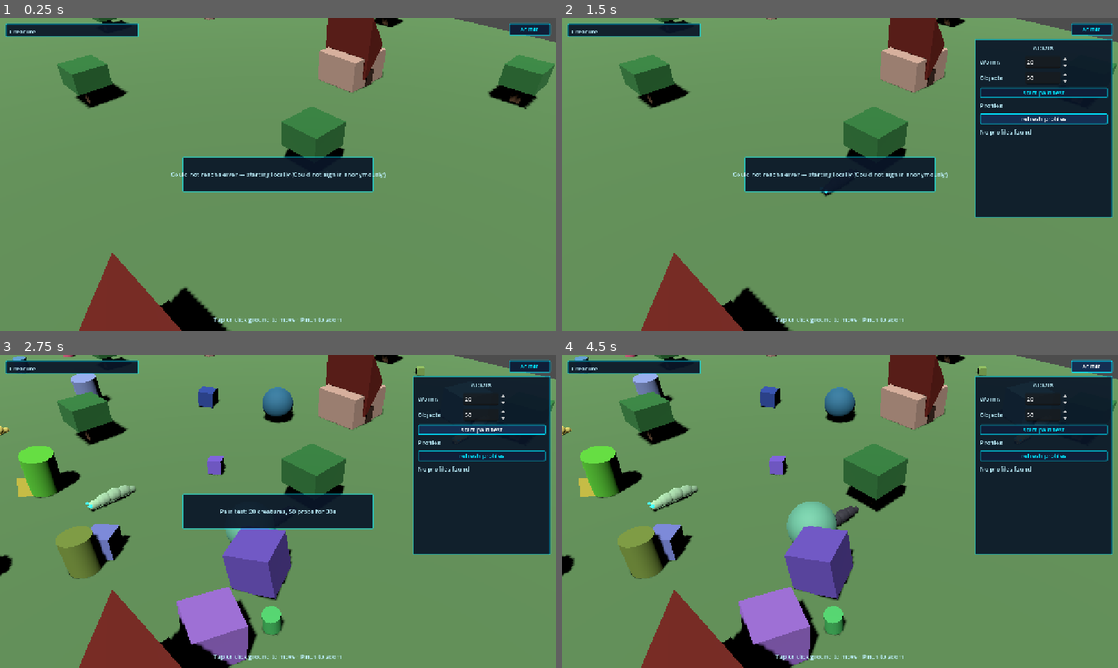
Above: before the commit, frames 1-4 (two rows, left to right).
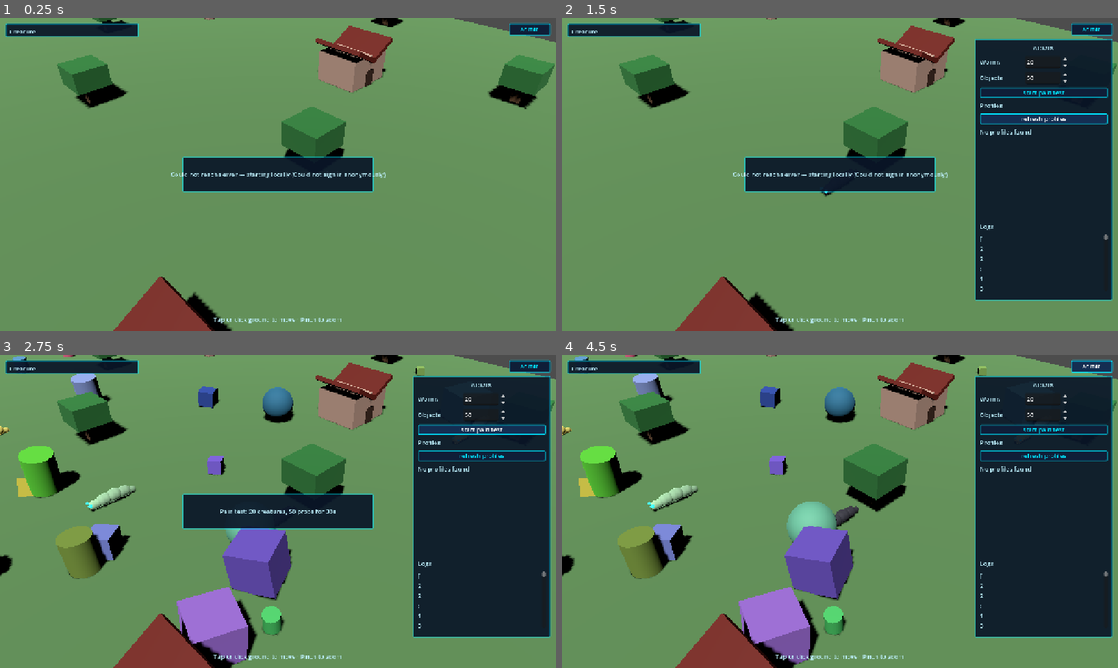
Above: after the commit, the same moments.

Repository: melqudsi/Creature
Game: Godot game, scene res://scenes/main.tscn
The game is run twice, just before and just after one commit, with the same random seed, the same clock (stepped at 60 frames per second) and the same inputs.
Inputs:
- Up to frame 1 (0.25 s): no input
- Up to frame 2 (1.5 s): click "admin" at 0.5 s; click "refresh profiles" at 1.25 s
- Up to frame 3 (2.75 s): click "start pain test" at 2 s
- Up to frame 4 (4.5 s): click "start pain test" at 2.75 s; click "admin" at 3.5 s; click "admin" at 4.25 s

The runs differ from the first frame. In frame 1, 4.0% of the frame differs, in the area x 14-71%, y 0-100%; in frame 2, 11%, in the area x 14-99%, y 0-100%; in frame 3, 11%; in frame 4, 11%.

Commit message:
Fix Godot onboarding, admin logs, and house rendering.
Keep no-profile sessions on onboarding, surface Supabase/RLS issues in admin logs, verify profile deletes by returned rows, and simplify building roofs before re-exporting web.

Diff:
--- a/creature-godot/scripts/autoload/game_state.gd
+++ b/creature-godot/scripts/autoload/game_state.gd
@@ -4,11 +4,13 @@
 signal creature_removed(creature_id: String)
 signal toast_requested(message: String)
 signal player_stats_changed
+signal admin_log_added(message: String)
 
 var creatures: Dictionary = {} # id -> Creature
 var player_creature: Creature = null
 var player_data: Dictionary = {}
 var blocked_tiles: Array[Vector2i] = []
+var admin_logs: Array[String] = []
 
 func _ready() -> void:
 	for pos in GameConfig.TREE_POSITIONS:
@@ -47,3 +49,11 @@
 
 func show_toast(msg: String) -> void:
 	toast_requested.emit(msg)
+
+func add_admin_log(msg: String) -> void:
+	var stamp := Time.get_time_string_from_system()
+	var line := "[%s] %s" % [stamp, msg]
+	admin_logs.append(line)
+	if admin_logs.size() > 80:
+		admin_logs.pop_front()
+	admin_log_added.emit(line)
--- a/creature-godot/scripts/autoload/network_service.gd
+++ b/creature-godot/scripts/autoload/network_service.gd
@@ -19,6 +19,10 @@
 var _world_map: Node
 var _poll_accum := 0.0
 var _poll_in_flight := false
+var _last_fetch_count := -1
+
+func _log(msg: String) -> void:
+	GameState.add_admin_log(msg)
 
 func _uses_web_bridge() -> bool:
 	return OS.has_feature("web") and _web_net() != null
@@ -49,14 +53,19 @@
 func start_creature_poll(world_map: Node) -> void:
 	_world_map = world_map
 	_poll_accum = GameConfig.POLL_OTHERS_SEC
+	_log("Started creature poll")
 	_poll_remote_creatures()
 
 func fetch_all_creatures() -> Array:
 	var resp := await _rest_request(HTTPClient.METHOD_GET, "/rest/v1/creatures?select=*")
 	if not resp.ok:
+		_log("fetch_all_creatures failed: %s" % resp.error)
 		push_warning("fetch_all_creatures failed: %s" % resp.error)
 		return []
 	if typeof(resp.data) == TYPE_ARRAY:
+		if int(resp.data.size()) != _last_fetch_count:
+			_last_fetch_count = int(resp.data.size())
+			_log("Fetched %d creature rows" % _last_fetch_count)
 		return resp.data
 	return []
 
@@ -79,14 +88,17 @@
 	_last_error = ""
 	var ok := await _boot_online()
 	if ok:
+		if GameState.player_data.is_empty():
+			_log("No profile for this session; showing onboarding")
+		else:
+			_log("Restored profile for %s" % GameState.player_data.get("name", "Creature"))
 		return
 	_online = false
-	if GameState.player_data.is_empty():
-		GameState.player_data = GameConfig.default_player_data()
 	var msg := "Could not reach server — starting locally"
 	if not _last_error.is_empty():
 		msg = "%s (%s)" % [msg, _short_error(_last_error)]
 	GameState.show_toast(msg)
+	_log(msg)
 	push_warning("NetworkService boot failed: %s" % _last_error)
 
 func _short_error(err: String) -> String:
@@ -106,6 +118,8 @@
 	var row := await fetch_my_creature(user_id)
 	if not row.is_empty():
 		GameState.player_data = db_row_to_player_data(row)
+	else:
+		_log("Authenticated session has no creature row")
 	return true
 
 func ensure_auth() -> bool:
@@ -118,6 +132,7 @@
 	var resp := await _rest_request(HTTPClient.METHOD_GET, path)
 	if not resp.ok:
 		_last_error = "fetch creature: %s" % resp.error
+		_log("fetch_my_creature failed: %s" % resp.error)
 		push_warning("fetch_my_creature failed: %s" % resp.error)
 		return {}
 	var rows: Variant = resp.data
@@ -130,6 +145,7 @@
 	var resp := await _rest_request(HTTPClient.METHOD_GET, path)
 	if not resp.ok:
 		_last_error = "fetch creature by name: %s" % resp.error
+		_log("fetch_creature_by_name failed: %s" % resp.error)
 		push_warning("fetch_creature_by_name failed: %s" % resp.error)
 		return {}
 	var rows: Variant = resp.data
@@ -146,21 +162,27 @@
 		local["name"] = cleaned_name
 		local["color"] = color
 		GameState.player_data = local
+		_log("Offline profile created locally for %s" % cleaned_name)
 		return local
 
 	var existing := await fetch_creature_by_name(cleaned_name)
 	if not existing.is_empty():
+		_log("Attempting to claim existing profile '%s'" % cleaned_name)
 		var claimed := await claim_creature(existing)
 		if not claimed.is_empty():
 			GameState.player_data = db_row_to_player_data(claimed)
+			_log("Claimed profile '%s' for current session" % cleaned_name)
 			return GameState.player_data
+		_log("Claim failed for '%s' (temporary profile migration may be missing)" % cleaned_name)
 		return {}
 
 	var row := _new_creature_row(get_user_id(), cleaned_name, color)
 	var created := await create_creature(row)
 	if created.is_empty():
+		_log("Create profile failed for '%s'" % cleaned_name)
 		return {}
 	GameState.player_data = db_row_to_player_data(created)
+	_log("Created profile '%s'" % cleaned_name)
 	return GameState.player_data
 
 func create_creature(row: Dictionary) -> Dictionary:
@@ -168,6 +190,7 @@
 	var resp := await _rest_request(HTTPClient.METHOD_POST, "/rest/v1/creatures", row, headers_extra)
 	if not resp.ok:
 		_last_error = "create creature: %s" % resp.error
+		_log("create_creature failed: %s" % resp.error)
 		push_warning("create_creature failed: %s" % resp.error)
 		return {}
 	if typeof(resp.data) == TYPE_ARRAY and not resp.data.is_empty():
@@ -189,12 +212,24 @@
 
 func delete_creature_profile(creature_id: String) -> bool:
 	if not _online or creature_id.is_empty():
-		return false
-	var resp := await _rest_request(HTTPClient.METHOD_DELETE, "/rest/v1/creatures?id=eq.%s" % creature_id.uri_encode())
-	if not resp.ok:
+		_log("Delete skipped: offline or missing id")
+		return false
+	var headers_extra := PackedStringArray(["Prefer: return=representation"])
+	var resp := await _rest_request(
+		HTTPClient.METHOD_DELETE,
+		"/rest/v1/creatures?id=eq.%s" % creature_id.uri_encode(),
+		{},
+		headers_extra
+	)
+	if not resp.ok:
+		_log("delete_creature_profile failed: %s" % resp.error)
 		push_warning("delete_creature_profile failed: %s" % resp.error)
 		return false
-	return true
+	if typeof(resp.data) == TYPE_ARRAY and not resp.data.is_empty():
+		_log("Deleted profile id %s" % creature_id)
+		return true
+	_log("Delete returned zero rows for %s (RLS migration may be missing)" % creature_id)
+	return false
 
 func update_creature(id: String, patch: Dictionary) -> void:
 	if not _online or id.is_empty():
@@ -204,6 +239,7 @@
 	body["updated_at"] = _iso_now()
 	var resp := await _rest_request(HTTPClient.METHOD_PATCH, path, body)
 	if not resp.ok:
+		_log("update_creature failed: %s" % resp.error)
 		push_warning("update_creature failed: %s" % resp.error)
 
 func _patch_creature_returning(path: String, patch: Dictionary) -> Dictionary:
@@ -211,6 +247,7 @@
 	var resp := await _rest_request(HTTPClient.METHOD_PATCH, path, patch, headers_extra)
 	if not resp.ok:
 		_last_error = "patch creature: %s" % resp.error
+		_log("_patch_creature_returning failed: %s" % resp.error)
 		push_warning("_patch_creature_returning failed: %s" % resp.error)
 		return {}
 	if typeof(resp.data) == TYPE_ARRAY and not resp.data.is_empty():
--- a/creature-godot/scripts/ui/sc2_hud.gd
+++ b/creature-godot/scripts/ui/sc2_hud.gd
@@ -10,6 +10,7 @@
 var _worm_spin: SpinBox
 var _object_spin: SpinBox
 var _profiles_list: VBoxContainer
+var _logs_list: VBoxContainer
 
 func _ready() -> void:
 	theme = preload("res://assets/themes/sc2_theme.tres")
@@ -19,6 +20,7 @@
 	_build_admin_panel()
 	GameState.player_stats_changed.connect(_refresh_stats)
 	GameState.toast_requested.connect(_show_toast)
+	GameState.admin_log_added.connect(_append_log_line)
 	call_deferred("_refresh_stats")
 
 func bind_pain_test(pain_test: Node) -> void:
@@ -39,7 +41,7 @@
 	_admin_panel.offset_left = -330
 	_admin_panel.offset_top = 48
 	_admin_panel.offset_right = -12
-	_admin_panel.offset_bottom = 460
+	_admin_panel.offset_bottom = 650
 	add_child(_admin_panel)
 
 	var margin := MarginContainer.new()
@@ -88,6 +90,19 @@
 	_profiles_list = VBoxContainer.new()
 	_profiles_list.add_theme_constant_override("separation", 4)
 	scroll.add_child(_profiles_list)
+
+	var logs_title := Label.new()
+	logs_title.text = "Logs"
+	root.add_child(logs_title)
+
+	var logs_scroll := ScrollContainer.new()
+	logs_scroll.custom_minimum_size = Vector2(0, 130)
+	root.add_child(logs_scroll)
+
+	_logs_list = VBoxContainer.new()
+	_logs_list.add_theme_constant_override("separation", 2)
+	logs_scroll.add_child(_logs_list)
+	_refresh_logs()
 
 func _make_spin_row(label_text: String, min_value: float, max_value: float, value: float) -> HBoxContainer:
 	var row := HBoxContainer.new()
@@ -109,6 +124,7 @@
 	_admin_panel.visible = not _admin_panel.visible
 	if _admin_panel.visible:
 		_refresh_profiles()
+		_refresh_logs()
 
 func _on_pain_test_pressed() -> void:
 	if _pain_test and _pain_test.has_method("start"):
@@ -156,8 +172,26 @@
 	if ok:
 		GameState.show_toast("Deleted profile %s" % profile_name)
 	else:
-		GameState.show_toast("Could not delete %s" % profile_name)
+		GameState.show_toast("Could not delete %s - check logs" % profile_name)
 	_refresh_profiles()
+
+func _refresh_logs() -> void:
+	if not _logs_list:
+		return
+	for ch in _logs_list.get_children():
+		ch.queue_free()
+	for line in GameState.admin_logs:
+		_append_log_line(line)
+
+func _append_log_line(line: String) -> void:
+	if not _logs_list:
+		return
+	var label := Label.new()
+	label.text = line
+	label.autowrap_mode = TextServer.AUTOWRAP_WORD_SMART
+	_logs_list.add_child(label)
+	if _logs_list.get_child_count() > 80:
+		_logs_list.get_child(0).queue_free()
 
 func _refresh_stats() -> void:
 	var c = GameState.player_creature
--- a/creature-godot/scripts/world/world_map.gd
+++ b/creature-godot/scripts/world/world_map.gd
@@ -10,6 +10,7 @@
 
 var _remote_by_user: Dictionary = {} # user_id -> Creature
 var _buildings_root: Node3D
+var _last_remote_log := Vector2i(-1, -1)
 
 func _ready() -> void:
 	_resolve_child_roots()
@@ -120,17 +121,11 @@
 	base.material_override = base_mat
 	root.add_child(base)
 
-	var roof := MeshInstance3D.new()
-	var roof_mesh := PrismMesh.new()
-	roof_mesh.size = Vector3(1.7, 0.65, 1.45)
-	roof.mesh = roof_mesh
-	roof.position.y = 1.12
-	roof.rotation_degrees.z = 90.0
 	var roof_mat := StandardMaterial3D.new()
 	roof_mat.albedo_color = Color(0.44, 0.12, 0.08)
 	roof_mat.roughness = 0.72
-	roof.material_override = roof_mat
-	root.add_child(roof)
+	root.add_child(_make_roof_panel(Vector3(-0.36, 0.93, 0.0), deg_to_rad(-28.0), roof_mat))
+	root.add_child(_make_roof_panel(Vector3(0.36, 0.93, 0.0), deg_to_rad(28.0), roof_mat))
 
 	var door := MeshInstance3D.new()
 	var door_mesh := BoxMesh.new()
@@ -144,18 +139,30 @@
 	root.rotation.y = [0.0, PI * 0.5, PI, PI * 1.5][randi() % 4]
 	return root
 
+func _make_roof_panel(pos: Vector3, z_rot: float, mat: StandardMaterial3D) -> MeshInstance3D:
+	var panel := MeshInstance3D.new()
+	var mesh := BoxMesh.new()
+	mesh.size = Vector3(0.92, 0.12, 1.48)
+	panel.mesh = mesh
+	panel.position = pos
+	panel.rotation.z = z_rot
+	panel.material_override = mat
+	return panel
+
 func get_player_creature() -> Creature:
 	return GameState.player_creature
 
 func sync_remote_creatures(rows: Array) -> void:
 	var player_uid := NetworkService.get_user_id()
 	var seen: Dictionary = {}
+	var remote_count := 0
 	for row in rows:
 		if typeof(row) != TYPE_DICTIONARY:
 			continue
 		var uid := str(row.get("user_id", ""))
 		if uid.is_empty() or uid == player_uid:
 			continue
+		remote_count += 1
 		seen[uid] = true
 		if _remote_by_user.has(uid):
 			var existing: Creature = _remote_by_user[uid]
@@ -174,6 +181,10 @@
 		if is_instance_valid(creature):
 			creature.queue_free()
 		_remote_by_user.erase(uid)
+	var current_log := Vector2i(remote_count, _remote_by_user.size())
+	if current_log != _last_remote_log:
+		_last_remote_log = current_log
+		GameState.add_admin_log("Remote sync: %d other profiles, %d visible" % [remote_count, _remote_by_user.size()])
 
 func show_click_marker(world_pos: Vector3) -> void:
 	click_marker.visible = true
Not shown, changed: README.md
Not shown, changed: creature-godot/README.md
Not shown, changed: creature-godot/docs/godot-porting-notes.md
Not shown, changed: creature-godot/web/index.html
Not shown, changed: creature-godot/web/index.pck
Not shown, changed: creature-godot/web/index.service.worker.js
